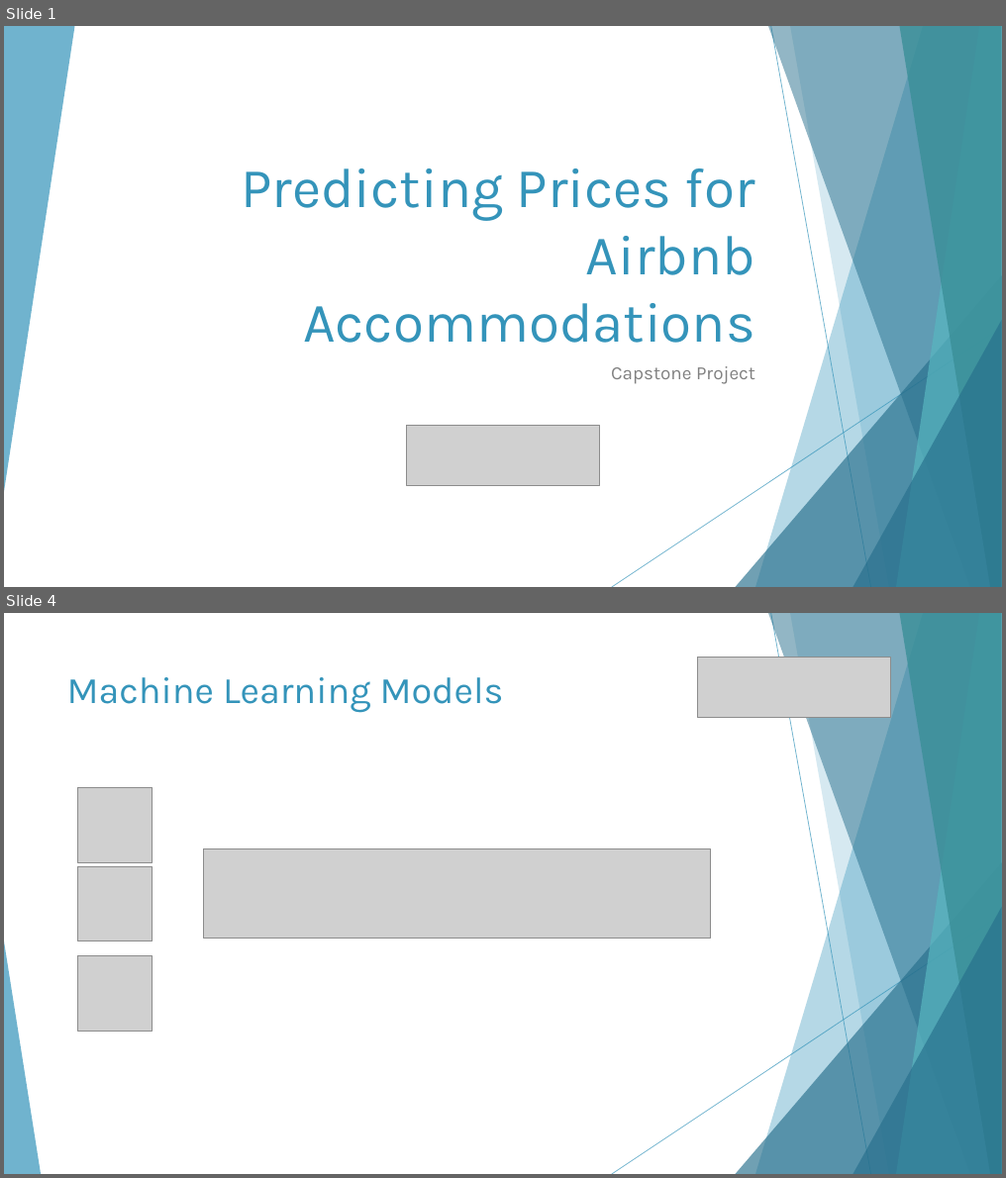
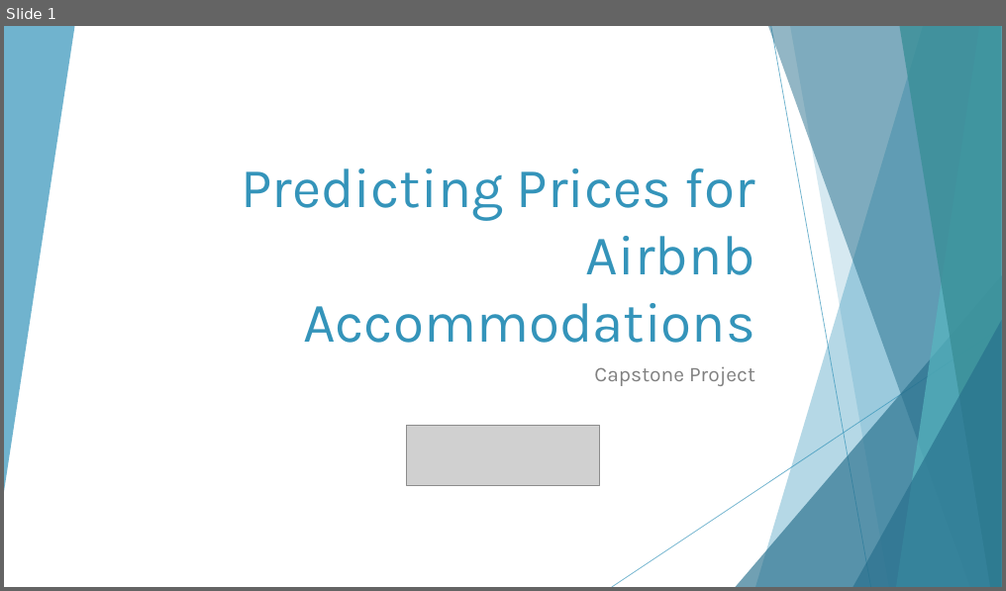
Before and after one commit to sresende/airbnb_data_analysis, a slide deck: Airbnb Presentation.pptx. Shown one above the other, each under a label of ours: slides 1 and 4 before the commit, slide 1 after it; the slides between them are not shown. The pictures are 1006x1178 and 1006x591 pixels, drawn with LibreOffice and Linux fonts; fonts in the diff are those of the drawing; grey boxes stand for pictures. Boxes give left, top, right and bottom in pixels: in the first picture for what was removed or moved away, otherwise in the second. Text is boxed around its words. In the diff, an @@ line names an element or a change of style, - is before the commit and + after.

```diff
--- a/Airbnb Presentation.pptx
+++ b/Airbnb Presentation.pptx
@@ slide 4 removed at (x1=4, y1=613, x2=1002, y2=1174), background #FFFFFF; not listed: 9 template elements that a slide beside it also shows @@
@@ picture removed at (x1=698, y1=657, x2=890, y2=716) @@
@@ title removed at (x1=67, y1=677, x2=504, y2=713) @@
-Machine Learning Models
@@ picture removed at (x1=77, y1=787, x2=152, y2=862) @@
@@ picture removed at (x1=204, y1=849, x2=711, y2=939) @@
@@ picture removed at (x1=77, y1=866, x2=152, y2=942) @@
@@ triangle removed at (x1=4, y1=942, x2=41, y2=1174) @@
@@ picture removed at (x1=77, y1=956, x2=152, y2=1031) @@
@@ slide 1 changed as well @@
@@ subtitle "Capstone Project" at (x1=594, y1=367, x2=755, y2=386): size 18 to 20 pt @@
```
Also in this commit, not shown: 2 other slides changed, 13 slides added, 4 other slides removed, 12 other files.
